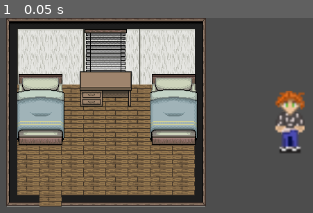
Above: before the commit, frame 1.
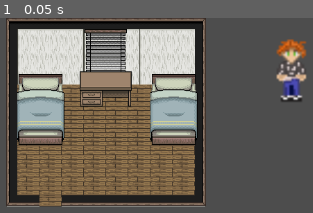
Above: after the commit, the same moment.

Repository: dexter777-nik/NARKOTA
Game: Godot game, scene res://room_nikita.tscn
The game is run twice, just before and just after one commit, with the same random seed, the same clock (stepped at 60 frames per second) and the same inputs. The project has no main scene, so this scene is started directly.
Inputs:
- Up to frame 1 (0.05 s): no input

The runs differ from the first frame. In frame 1, 3.6% of the frame differs, in the area x 87-99%, y 10-70%.

Commit message:
спрайт
ссс

Diff:
--- a/room_nikita.tscn
+++ b/room_nikita.tscn
@@ -880,7 +880,7 @@
 [node name="room_nikita" type="Node2D" unique_id=770741006]
 
 [node name="Sprite2D" type="Sprite2D" parent="." unique_id=376132557]
-position = Vector2(440, 155)
+position = Vector2(442.00003, 81)
 scale = Vector2(3, 3)
 texture = ExtResource("2_88vhh")
 hframes = 7
@@ -902,5 +902,5 @@
 position = Vector2(1, 0)
 
 [node name="CollisionShape2D" type="CollisionShape2D" parent="CharacterBody2D" unique_id=1179760608]
-position = Vector2(465, 190)
+position = Vector2(502, 179)
 shape = SubResource("RectangleShape2D_t6y5o")
Binary file added: дедбракин.png
Not shown, added: дедбракин.png.import
Binary file added: мент.png
Not shown, added: мент.png.import
Binary file added: мужик какойто.png
Not shown, added: мужик какойто.png.import
Binary file added: никита бандюган-sheet.png
Not shown, added: никита бандюган-sheet.png.import
Binary file added: пиздюк.png
Not shown, added: пиздюк.png.import
Binary file added: шлюха.png
Not shown, added: шлюха.png.import
(and 2 more such lines)
